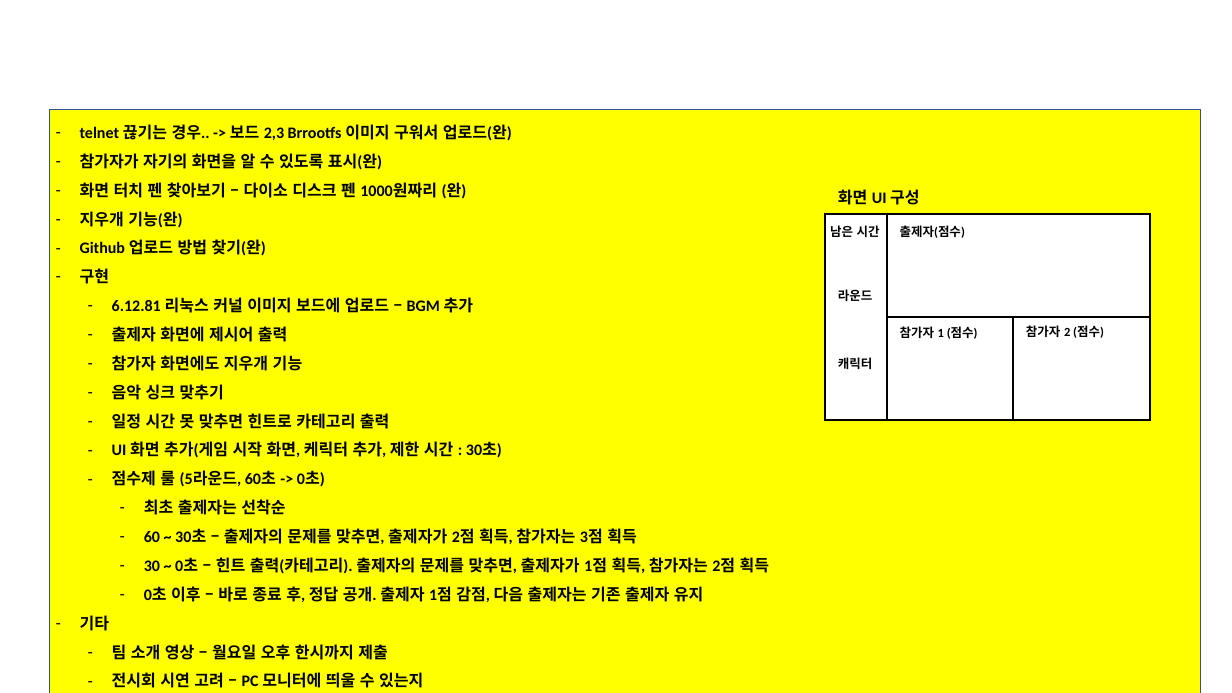
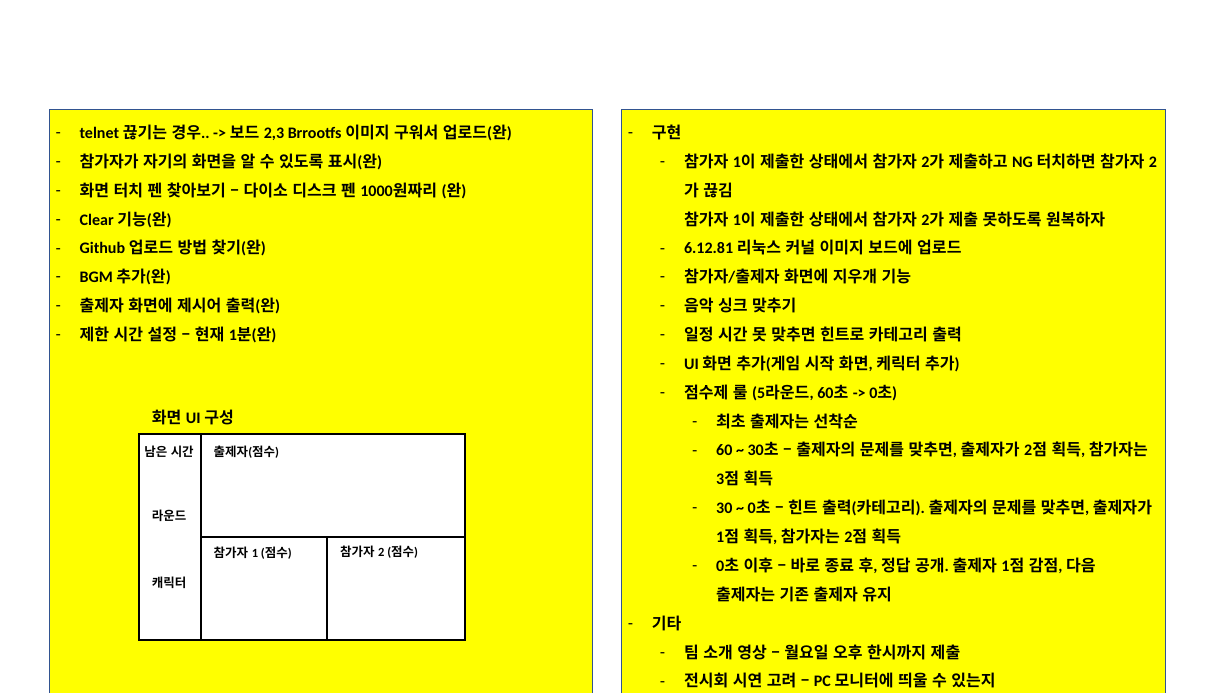
Before and after one commit to jewon1230-wq/For_transfer_files_jw, a slide deck: slide 6 of LG_부트캠프_12기_C반_프로젝트일정_및_최종제출결과물_3팀/4.LG_부트캠프_12기_C반_결과보고서(3팀)_v1.pptx. Drawn at 1232x693 pixels with LibreOffice and Linux fonts; fonts in the diff are those of the drawing; background and template pictures are left out. Boxes give left, top, right and bottom in pixels: in the first picture for what was removed or moved away, otherwise in the second. Text is boxed around its words. In the diff, an @@ line names an element or a change of style, - is before the commit and + after.

```diff
--- a/LG_부트캠프_12기_C반_프로젝트일정_및_최종제출결과물_3팀/4.LG_부트캠프_12기_C반_결과보고서(3팀)_v1.pptx
+++ b/LG_부트캠프_12기_C반_프로젝트일정_및_최종제출결과물_3팀/4.LG_부트캠프_12기_C반_결과보고서(3팀)_v1.pptx
@@ rectangle "telnet 끊기는 경우.. -> 보드 ...": place and size @@
-rectangle "telnet 끊기는 경우.. -> 보드 ..." at (49,110,1201,693)
+rectangle "telnet 끊기는 경우.. -> 보드 ..." at (49,110,593,693)
@@ rectangle added at (622,110,1165,693), fill #FFFF00, outline #325491 1 pt, 18 pt, text #000000, bold @@
+– 구현
+  – 참가자 1이 제출한 상태에서 참가자 2가 제출하고 NG 터치하면 참가자 2가 끊김
+    참가자 1이 제출한 상태에서 참가자 2가 제출 못하도록 원복하자
+  – 6.12.81 리눅스 커널 이미지 보드에 업로드
+  – 참가자/출제자 화면에 지우개 기능
+  – 음악 싱크 맞추기
+  – 일정 시간 못 맞추면 힌트로 카테고리 출력
+  – UI 화면 추가(게임 시작 화면, 케릭터 추가)
+  – 점수제 룰 (5라운드, 60초 -> 0초)
+    – 최초 출제자는 선착순
+    – 60 ~ 30초 – 출제자의 문제를 맞추면, 출제자가 2점 획득, 참가자는 3점 획득
+    – 30 ~ 0초 – 힌트 출력(카테고리). 출제자의 문제를 맞추면, 출제자가 1점 획득, 참가자는 2점 획득
+    – 0초 이후 – 바로 종료 후, 정답 공개. 출제자 1점 감점, 다음 출제자는 기존 출제자 유지
+– 기타
+  – 팀 소개 영상 – 월요일 오후 한시까지 제출
+  – 전시회 시연 고려 – PC 모니터에 띄울 수 있는지
@@ text in rectangle at (80,211,171,228): text changed @@
-– 지우개 기능(완)
+– Clear 기능(완)
@@ text in rectangle at (80,268,280,343): text changed @@
-– 구현
-  – 6.12.81 리눅스 커널 이미지 보드에 업로드 – BGM 추가
-  – 출제자 화면에 제시어 출력
-  – 참가자 화면에도 지우개 기능
-  – 음악 싱크 맞추기
-  – 일정 시간 못 맞추면 힌트로 카테고리 출력
-  – UI 화면 추가(게임 시작 화면, 케릭터 추가, 제한 시간 : 30초)
-  – 점수제 룰 (5라운드, 60초 -> 0초)
-    – 최초 출제자는 선착순
-    – 60 ~ 30초 – 출제자의 문제를 맞추면, 출제자가 2점 획득, 참가자는 3점 획득
-    – 30 ~ 0초 – 힌트 출력(카테고리). 출제자의 문제를 맞추면, 출제자가 1점 획득, 참가자는 2점 획득
-    – 0초 이후 – 바로 종료 후, 정답 공개. 출제자 1점 감점, 다음 출제자는 기존 출제자 유지
-– 기타
-  – 팀 소개 영상 – 월요일 오후 한시까지 제출
-  – 전시회 시연 고려 – PC 모니터에 띄울 수 있는지
+– BGM 추가(완)
+– 출제자 화면에 제시어 출력(완)
+– 제한 시간 설정 – 현재 1분(완)
@@ 7 texts, 2 rectangles, 2 lines: place and size @@
-7 texts, 2 rectangles, 2 lines at (825,189,1151,420)
+7 texts, 2 rectangles, 2 lines at (139,409,465,640)
```
